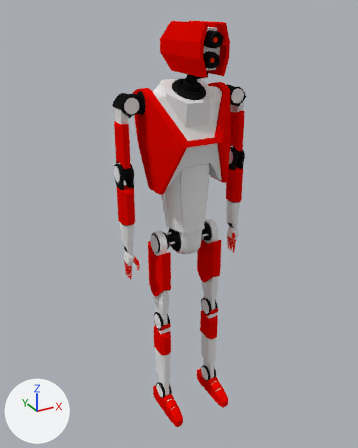
Two versions of the Blender file Blender Model Source/weak.blend, one commit apart.
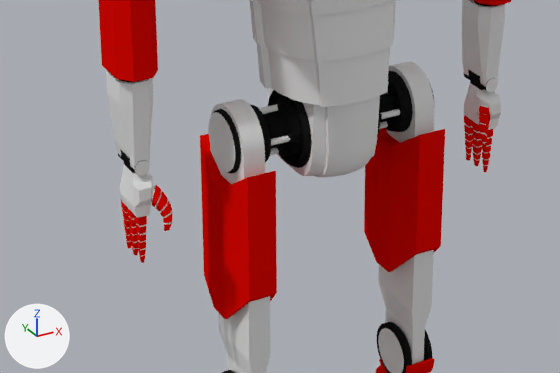
Each version is shown whole from a camera (50 mm lens) standing at (-1.079, -1.846, 2.001) and looking at (-0.023, 0.074, 1.041), then close up on the part from 25% to 72% of the width and 45% to 70% of the height. The lights are fixed; the arrows at lower left show +X, +Y and +Z.
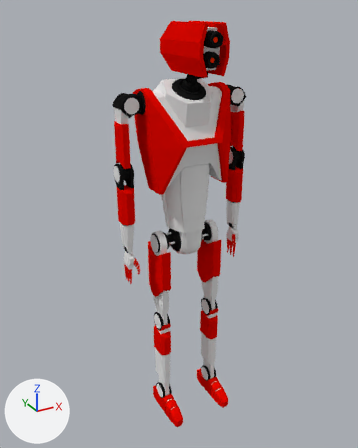
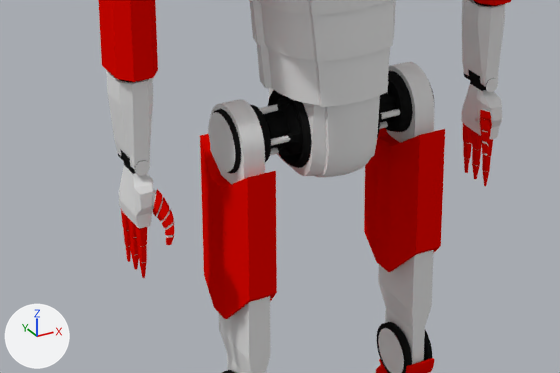
Boxes [x1, y1, x2, y2] around the edits, measured in the close-ups (560 x 373 px; the box of a moved part takes in the faces that stretch with it):
part 1 of me_cube, moved or reshaped
    before: [120, 83, 501, 263]
    after: [119, 84, 502, 278]

The edits, one by one:
me_cube is used by ob_cube; location (0.0, 0.0, 0.0).
me_cube had 4671 vertices, 3694 faces and spanned x 0.0..0.32, y -0.18..0.24, z 0.0..1.95.
me_cube now has 4827 vertices, 3838 faces and spans x 0.0..0.32, y -0.18..0.24, z 0.0..1.95.
me_cube part 1: 122 vertices moved from x 0.26..0.31, y 0.02..0.11, z 0.83..0.94 to x 0.26..0.31, y 0.01..0.12, z 0.82..0.93; 159 vertices removed from x 0.26..0.3, y 0.02..0.11, z 0.83..0.94; 315 vertices added at x 0.26..0.3, y 0.01..0.12, z 0.79..0.94.
